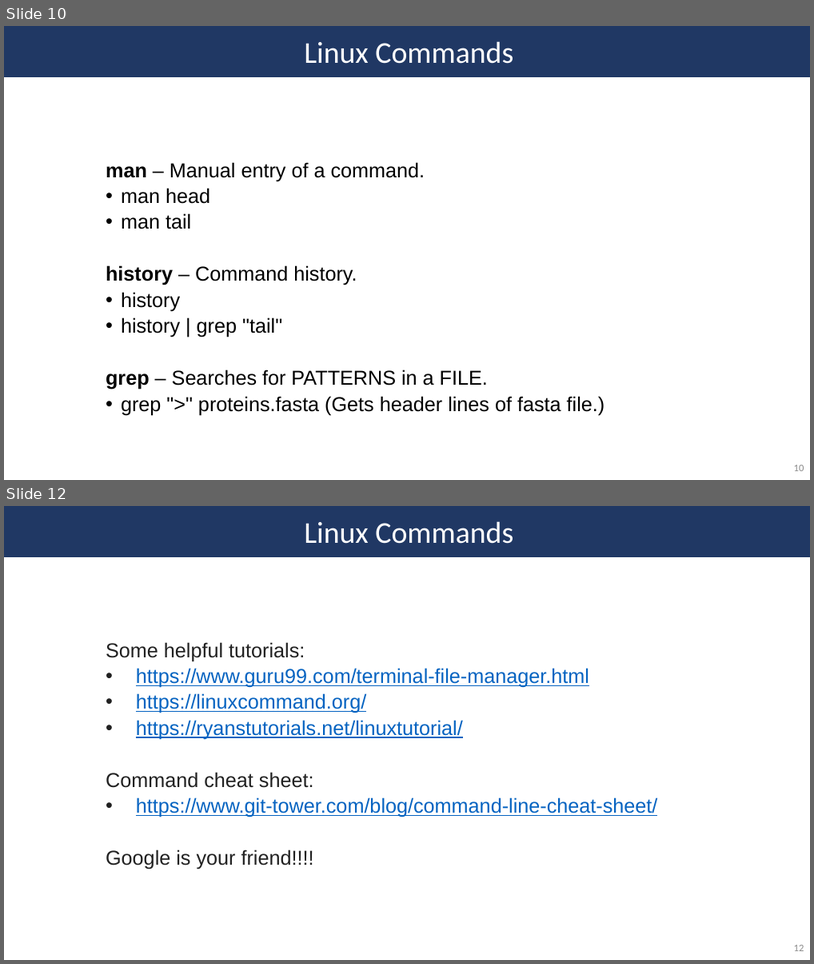
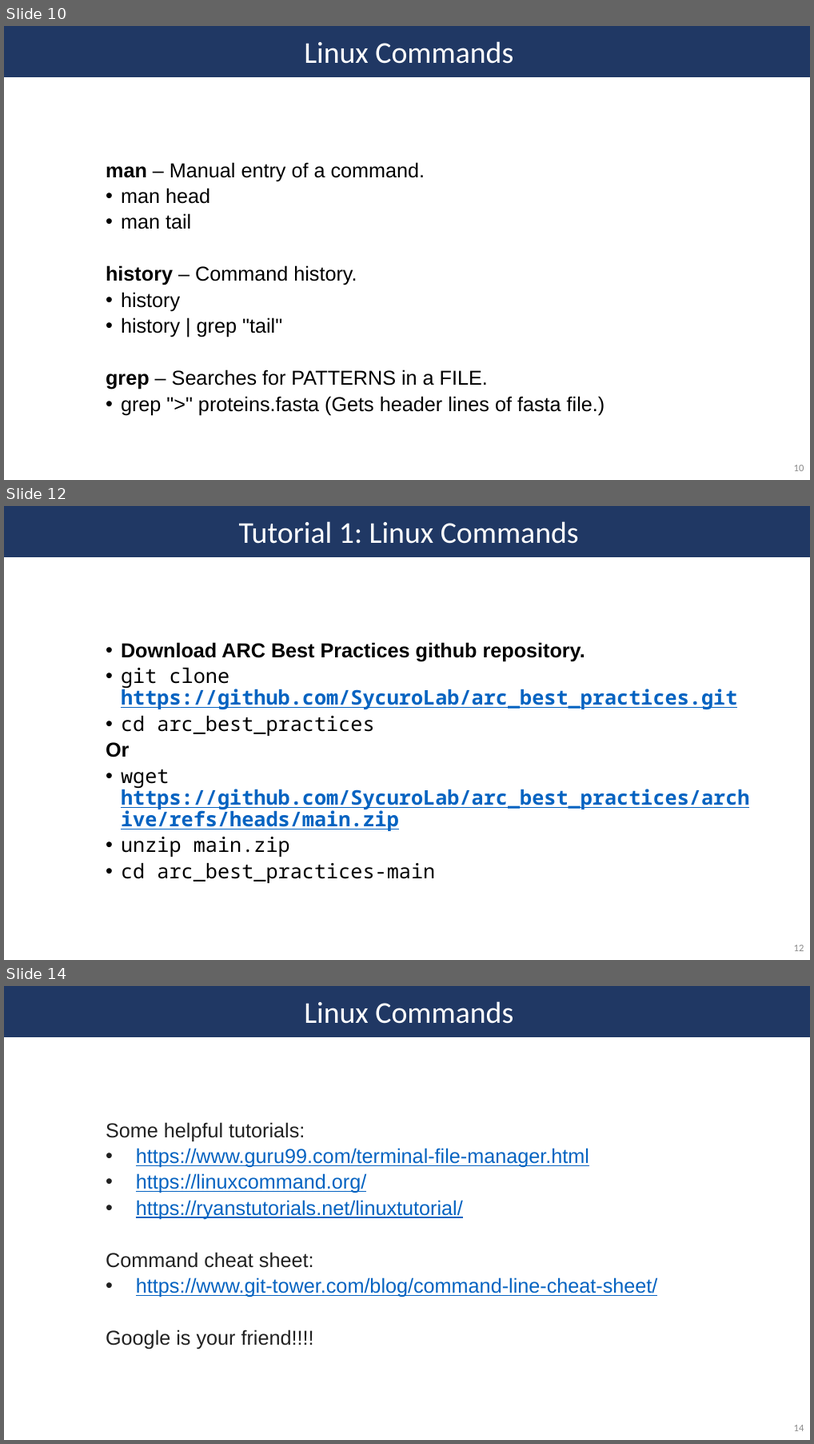
Before and after one commit to SycuroLab/arc_best_practices, a slide deck: arc_best_practices_presentation.pptx. Shown one above the other, each under a label of ours: slides 10 and 12 before the commit, slides 10, 12 and 14 after it; the slides between them are not shown. The pictures are 814x964 and 814x1444 pixels, drawn with LibreOffice and Linux fonts; fonts in the diff are those of the drawing. Boxes give left, top, right and bottom in pixels: in the first picture for what was removed or moved away, otherwise in the second. Text is boxed around its words. In the diff, an @@ line names an element or a change of style, - is before the commit and + after.

Commit message:
Added to the tutorials on 2022-10-27.

```diff
--- a/arc_best_practices_presentation.pptx
+++ b/arc_best_practices_presentation.pptx
@@ slide 12 added at [4,506,810,960], background #FFFFFF @@
@@ rectangle added at [4,506,810,556], fill #203864, outline #203864 1 pt @@
@@ text added at [239,521,579,544], 36 pt, text #FFFFFF @@
+Tutorial 1: Linux Commands
@@ text added at [106,642,750,883], 24 pt, text #0563C1, bold, underline @@
+  • Download ARC Best Practices github repository.
+  • git clone https://github.com/SycuroLab/arc_best_practices.git
+  • cd arc_best_practices
+  Or
+  • wget https://github.com/SycuroLab/arc_best_practices/archive/refs/heads/main.zip
+  • unzip main.zip
+  • cd arc_best_practices-main
@@ page number added at [794,944,805,951], 12 pt, text #8C8C8C @@
+12
@@ what was slide 12 is now slide 14 @@
@@ page number at [794,1424,805,1431]: text changed @@
-12
+14
```
Also in this commit, not shown: 5 slides changed, 4 other slides added, 14 slides removed.
